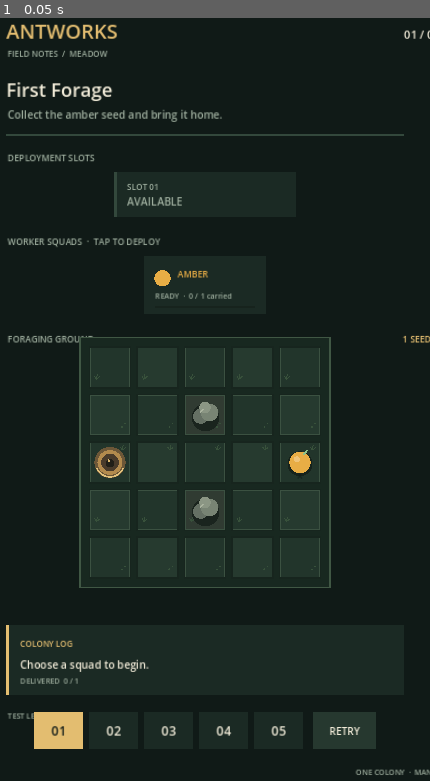
Above: before the commit, frame 1.
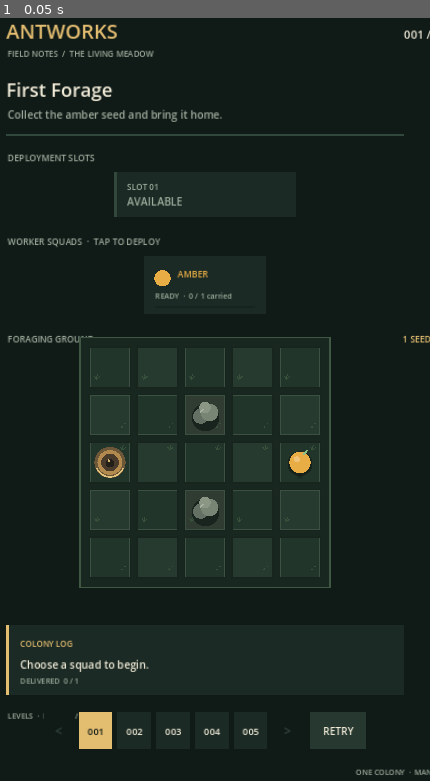
Above: after the commit, the same moment.

Repository: MaiklLX/Game-ANTS
Game: Godot game, scene res://scenes/main.tscn
Same seed, same stepped clock (60 frames per second), same inputs: the game is played once before the commit and once after it.
Inputs:
- Up to frame 1 (0.05 s): no input

The runs differ from the first frame. In frame 1, 1.4% of the frame differs, in the area x 1-100%, y 1-96%.

Commit message:
Load levels from scalable campaign catalog

Diff:
--- a/scripts/ui/game_screen.gd
+++ b/scripts/ui/game_screen.gd
@@ -4,15 +4,11 @@
 const BoardModelScript = preload("res://scripts/core/board_model.gd")
 const ColonyModelScript = preload("res://scripts/core/colony_model.gd")
 const LevelLoaderScript = preload("res://scripts/core/level_loader.gd")
+const CampaignCatalogScript = preload("res://scripts/core/campaign_catalog.gd")
 const TurnResolverScript = preload("res://scripts/core/turn_resolver.gd")
 
-const LEVEL_PATHS := [
-	"res://levels/level_001.json",
-	"res://levels/level_002.json",
-	"res://levels/level_003.json",
-	"res://levels/level_004.json",
-	"res://levels/level_005.json",
-]
+const CAMPAIGN_MANIFEST_PATH := "res://campaign/campaign_manifest.json"
+const LEVELS_PER_PAGE := 5
 const VIRTUAL_SIZE := Vector2(720.0, 1280.0)
 const CELL_SIZE := 68.0
 const CELL_GAP := 8.0
@@ -33,6 +29,8 @@
 var _colony: ColonyModel
 var _level_data: Dictionary = {}
 var _level_index: int = 0
+var _level_page_start: int = 0
+var _campaign_levels: Array[Dictionary] = []
 var _selected_squad_id: String = ""
 var _status: String = "Choose a squad to begin."
 var _last_path: Array[Vector2i] = []
@@ -53,12 +51,21 @@
 var _slot_rects: Array[Rect2] = []
 var _squad_rects: Dictionary = {}
 var _level_rects: Array[Rect2] = []
+var _previous_page_rect := Rect2()
+var _next_page_rect := Rect2()
 var _restart_rect := Rect2(548, 1152, 100, 58)
 
 
 func _ready() -> void:
 	_board = BoardModelScript.new()
 	_colony = ColonyModelScript.new()
+	var catalog_result: Dictionary = CampaignCatalogScript.load_catalog(CAMPAIGN_MANIFEST_PATH)
+	if not catalog_result["valid"]:
+		_status = "Campaign data error: " + "; ".join(catalog_result["errors"])
+		push_error(_status)
+		queue_redraw()
+		return
+	_campaign_levels = catalog_result["levels"]
 	_load_level(0)
 	queue_redraw()
 
@@ -90,8 +97,9 @@
 
 func _draw_header(font: Font) -> void:
 	draw_string(font, Vector2(42, 62), "ANTWORKS", HORIZONTAL_ALIGNMENT_LEFT, -1, 32, COLOR_GOLD)
-	draw_string(font, Vector2(44, 91), "FIELD NOTES  /  MEADOW", HORIZONTAL_ALIGNMENT_LEFT, -1, 13, COLOR_MUTED)
-	draw_string(font, Vector2(678, 62), "%02d / %02d" % [_level_index + 1, LEVEL_PATHS.size()], HORIZONTAL_ALIGNMENT_RIGHT, -1, 18, COLOR_TEXT)
+	var chapter_title := String(_campaign_levels[_level_index].get("chapter_title", "CAMPAIGN")) if not _campaign_levels.is_empty() else "CAMPAIGN DATA"
+	draw_string(font, Vector2(44, 91), "FIELD NOTES  /  " + chapter_title.to_upper(), HORIZONTAL_ALIGNMENT_LEFT, 570, 13, COLOR_MUTED)
+	draw_string(font, Vector2(678, 62), "%03d / %03d" % [_level_index + 1, _campaign_levels.size()], HORIZONTAL_ALIGNMENT_RIGHT, -1, 18, COLOR_TEXT)
 
 	var title := String(_level_data.get("title", "New field"))
 	var objective := String(_level_data.get("objective", ""))
@@ -224,22 +232,43 @@
 
 
 func _draw_level_picker(font: Font) -> void:
-	draw_string(font, Vector2(44, 1150), "TEST LEVEL", HORIZONTAL_ALIGNMENT_LEFT, -1, 12, COLOR_MUTED)
+	var page_count := maxi(1, ceili(float(_campaign_levels.size()) / float(LEVELS_PER_PAGE)))
+	var page_number := int(_level_page_start / LEVELS_PER_PAGE) + 1
+	draw_string(font, Vector2(44, 1150), "LEVELS  ·  PAGE %02d / %02d" % [page_number, page_count], HORIZONTAL_ALIGNMENT_LEFT, -1, 12, COLOR_MUTED)
 	_level_rects.clear()
-	var level_button_width := 78.0
-	var level_button_gap := 10.0
-	var retry_gap := 16.0
-	var level_group_width := LEVEL_PATHS.size() * level_button_width + maxi(0, LEVEL_PATHS.size() - 1) * level_button_gap
-	var controls_width := level_group_width + retry_gap + _restart_rect.size.x
+
+	var button_width := 54.0
+	var button_gap := 8.0
+	var page_width := LEVELS_PER_PAGE * button_width + (LEVELS_PER_PAGE - 1) * button_gap
+	var arrow_width := 48.0
+	var retry_width := 90.0
+	var controls_width := arrow_width + 8.0 + page_width + 8.0 + arrow_width + 12.0 + retry_width
 	var controls_start_x := (720.0 - controls_width) * 0.5
-	for index in range(LEVEL_PATHS.size()):
-		var rect := Rect2(controls_start_x + index * (level_button_width + level_button_gap), 1140, level_button_width, 58)
+
+	_previous_page_rect = Rect2(controls_start_x, 1140, arrow_width, 58)
+	draw_rect(_previous_page_rect, COLOR_PANEL if _level_page_start > 0 else COLOR_BG)
+	draw_string(font, _previous_page_rect.position + Vector2(0, 37), "<", HORIZONTAL_ALIGNMENT_CENTER, arrow_width, 20, COLOR_TEXT if _level_page_start > 0 else COLOR_GRID)
+
+	var buttons_start_x := controls_start_x + arrow_width + 8.0
+	var visible_count := mini(LEVELS_PER_PAGE, maxi(0, _campaign_levels.size() - _level_page_start))
+	for local_index in range(visible_count):
+		var global_index := _level_page_start + local_index
+		var rect := Rect2(buttons_start_x + local_index * (button_width + button_gap), 1140, button_width, 58)
 		_level_rects.append(rect)
-		draw_rect(rect, COLOR_GOLD if index == _level_index else COLOR_PANEL)
-		draw_string(font, rect.position + Vector2(0, 37), "%02d" % (index + 1), HORIZONTAL_ALIGNMENT_CENTER, rect.size.x, 20, COLOR_BG if index == _level_index else COLOR_TEXT)
-	_restart_rect.position = Vector2(controls_start_x + level_group_width + retry_gap, 1140)
+		var is_selected := global_index == _level_index
+		draw_rect(rect, COLOR_GOLD if is_selected else COLOR_PANEL)
+		var label_color := COLOR_BG if is_selected else COLOR_TEXT
+		draw_string(font, rect.position + Vector2(0, 36), "%03d" % (global_index + 1), HORIZONTAL_ALIGNMENT_CENTER, rect.size.x, 15, label_color)
+
+	var next_x := buttons_start_x + page_width + 8.0
+	_next_page_rect = Rect2(next_x, 1140, arrow_width, 58)
+	var has_next_page := _level_page_start + LEVELS_PER_PAGE < _campaign_levels.size()
+	draw_rect(_next_page_rect, COLOR_PANEL if has_next_page else COLOR_BG)
+	draw_string(font, _next_page_rect.position + Vector2(0, 37), ">", HORIZONTAL_ALIGNMENT_CENTER, arrow_width, 20, COLOR_TEXT if has_next_page else COLOR_GRID)
+
+	_restart_rect = Rect2(next_x + arrow_width + 12.0, 1140, retry_width, 58)
 	draw_rect(_restart_rect, COLOR_PANEL_LIGHT)
-	draw_string(font, _restart_rect.position + Vector2(0, 36), "RETRY", HORIZONTAL_ALIGNMENT_CENTER, _restart_rect.size.x, 16, COLOR_TEXT)
+	draw_string(font, _restart_rect.position + Vector2(0, 36), "RETRY", HORIZONTAL_ALIGNMENT_CENTER, retry_width, 16, COLOR_TEXT)
 	draw_string(font, Vector2(360, 1240), "ONE COLONY  ·  MANY SMALL DECISIONS", HORIZONTAL_ALIGNMENT_CENTER, 720, 12, COLOR_MUTED)
 
 
@@ -262,9 +291,17 @@
 func _handle_tap(point: Vector2) -> void:
 	if _is_animating:
 		return
+	if _previous_page_rect.has_point(point) and _level_page_start > 0:
+		_level_page_start = maxi(0, _level_page_start - LEVELS_PER_PAGE)
+		queue_redraw()
+		return
+	if _next_page_rect.has_point(point) and _level_page_start + LEVELS_PER_PAGE < _campaign_levels.size():
+		_level_page_start += LEVELS_PER_PAGE
+		queue_redraw()
+		return
 	for index in range(_level_rects.size()):
 		if _level_rects[index].has_point(point):
-			_load_level(index)
+			_load_level(_level_page_start + index)
 			return
 	if _restart_rect.has_point(point):
 		_load_level(_level_index)
@@ -298,13 +335,13 @@
 	_is_animating = false
 	_returning_to_nest = false
 	_ant_progress = 0.0
-	_level_index = clampi(index, 0, LEVEL_PATHS.size() - 1)
-	var parsed: Variant = JSON.parse_string(FileAccess.get_file_as_string(LEVEL_PATHS[_level_index]))
-	if typeof(parsed) != TYPE_DICTIONARY:
-		_status = "This field file could not be read."
-		queue_redraw()
-		return
-	_level_data = parsed
+	if _campaign_levels.is_empty():
+		_status = "No playable levels are available."
+		queue_redraw()
+		return
+	_level_index = clampi(index, 0, _campaign_levels.size() - 1)
+	_level_page_start = int(_level_index / LEVELS_PER_PAGE) * LEVELS_PER_PAGE
+	_level_data = _campaign_levels[_level_index]["data"].duplicate(true)
 	var result: Dictionary = LevelLoaderScript.load_into(_level_data, _board, _colony)
 	_selected_squad_id = ""
 	_last_path.clear()
